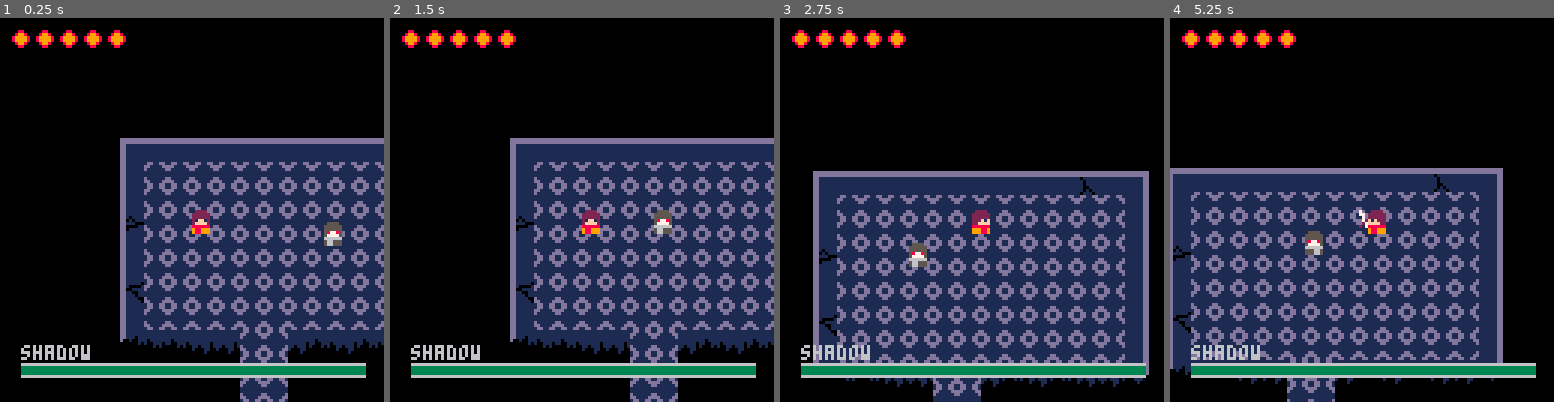
Above: before the commit, frames 1-4 (left to right).
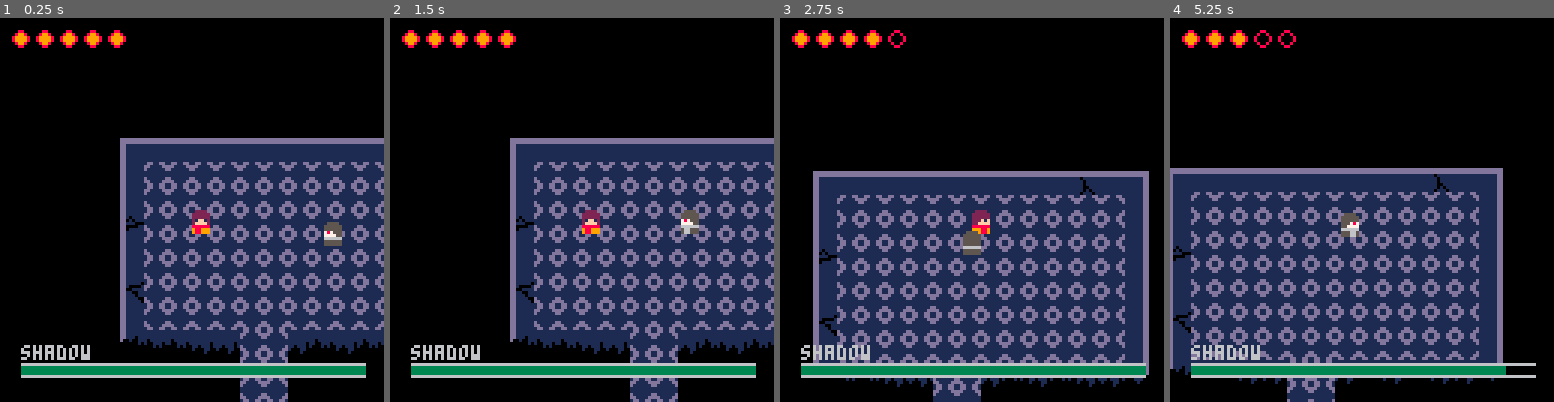
Above: after the commit, the same moments.

Repository: bombadil444/pico-realms
Game: PICO-8 cartridge realms.p8
Same seed, same stepped clock (60 frames per second), same inputs: the game is played once before the commit and once after it.
Inputs:
- Up to frame 1 (0.25 s): no input
- Up to frame 2 (1.5 s): tap X (X key) at 0.33, 1.07 s; tap O (Z key) at 0.7 s
- Up to frame 3 (2.75 s): hold Right 1.6-2.1 s; tap O (Z key) at 1.7, 2.1, 2.5 s; tap X (X key) at 1.85 s; hold Up 2.15-2.42 s; hold Right from 2.47 s (still down)
- Up to frame 4 (5.25 s): tap O (Z key) every 0.4 s from 2.9 to 4.9 s; tap X (X key) at 2.97, 4.08, 5.2 s; release Right at 3.03 s; hold Left 3.08-3.58 s; hold Down 3.63-3.97 s; hold Right 4.02-4.68 s; hold Up 4.73-5.03 s; hold Left from 5.08 s (still down)

The runs differ from the first frame. In frame 1, less than 0.1% of the frame differs, in the area x 84-89%, y 55-60%; in frame 2, 0.6%; in frame 3, 0.6%; in frame 4, 1.2%, in the area x 22-96%, y 3-93%.

Commit message:
added shadow directional attacks

Diff:
--- a/realms.p8
+++ b/realms.p8
@@ -59,33 +59,58 @@
     anims['knight_queen_down'] = new_anim({sprites['knight_queen_down']})
 
     anims['shadow_down'] = new_anim({66})
-    anims['shadow_attack_down'] = new_anim({new_frame(66, {dur=0.4, xmod=0.3, ymod=0}),
+    anims['shadow_up'] = new_anim({68})
+    anims['shadow_right'] = new_anim({67})
+    anims['shadow_left'] = new_anim({70})
+    anims['shadow_attack_down'] = new_anim({new_frame(66, {dur=0.4, xmod=0, ymod=-0.3}),
                                             new_frame(new_composite_sprite(1,2,{66,82}),
-                                                    {dur=0.1, xmod=-4, ymod=0}),
+                                                    {dur=0.1, xmod=0, ymod=4}),
                                             new_frame(new_composite_sprite(1,2,{66,83}),
-                                                    {dur=0, xmod=-2.5, ymod=0}),
+                                                    {dur=0, xmod=0, ymod=3}),
                                             new_frame(new_composite_sprite(1,2,{66,84}),
-                                                    {dur=0, xmod=-2.5, ymod=0}),
+                                                    {dur=0, xmod=0, ymod=3}),
                                             new_frame(new_composite_sprite(1,2,{66,85}),
-                                                    {dur=0, xmod=-2.5, ymod=0}),
+                                                    {dur=0, xmod=0, ymod=3}),
                                             new_frame(66, {dur=1, xmod=0, ymod=0})},
                                             {is_attack = true})
 
-    anims['shadow_attack_right'] = new_anim({new_frame(66, {dur=0.4, xmod=0.3, ymod=0}),
-                                            new_frame(new_composite_sprite(1,2,{66,82}),
+    anims['shadow_attack_up'] = new_anim({new_frame(68, {dur=0.4, xmod=0, ymod=0.3}),
+                                            new_frame(new_composite_sprite(1,2,{35,68}),
+                                                    {dur=0.1, xmod=0, ymod=-4}),
+                                            new_frame(new_composite_sprite(1,2,{36,68}),
+                                                    {dur=0, xmod=0, ymod=-3}),
+                                            new_frame(new_composite_sprite(1,2,{37,68}),
+                                                    {dur=0, xmod=0, ymod=-3}),
+                                            new_frame(68, {dur=1, xmod=0, ymod=0})},
+                                            {is_attack = true})
+
+
+    anims['shadow_attack_right'] = new_anim({new_frame(67, {dur=0.5, xmod=-0.3, ymod=0}),
+                                            new_frame(new_composite_sprite(2,1,{98,99}),
+                                                    {dur=0.1, xmod=4, ymod=0}),
+                                            new_frame(new_composite_sprite(2,1,{100,33}),
+                                                    {dur=0, xmod=3, ymod=0}),
+                                            new_frame(new_composite_sprite(2,1,{100,34}),
+                                                    {dur=0, xmod=3, ymod=0}),
+                                            new_frame(67, {dur=1, xmod=0, ymod=0})},
+                                            {is_attack = true})
+
+    anims['shadow_attack_left'] = new_anim({new_frame(67, {dur=0.5, xmod=0.3, ymod=0}),
+                                            new_frame(new_composite_sprite(2,1,{99,98},2,1,true),
                                                     {dur=0.1, xmod=-4, ymod=0}),
-                                            new_frame(new_composite_sprite(1,2,{66,83}),
-                                                    {dur=0, xmod=-2.5, ymod=0}),
-                                            new_frame(new_composite_sprite(1,2,{66,84}),
-                                                    {dur=0, xmod=-2.5, ymod=0}),
-                                            new_frame(new_composite_sprite(1,2,{66,85}),
-                                                    {dur=0, xmod=-2.5, ymod=0}),
-                                            new_frame(66, {dur=1, xmod=0, ymod=0})},
+                                            new_frame(new_composite_sprite(2,1,{33,100},2,1,true),
+                                                    {dur=0, xmod=-3, ymod=0}),
+                                            new_frame(new_composite_sprite(2,1,{34,100},2,1,true),
+                                                    {dur=0, xmod=-3, ymod=0}),
+                                            new_frame(67, {dur=1, xmod=0, ymod=0})},
                                             {is_attack = true, flip_x=true})
 
     init_objects()
+
     anims['shadow_attack_down'].set_obj(enemy)
+    anims['shadow_attack_up'].set_obj(enemy)
     anims['shadow_attack_right'].set_obj(enemy)
+    anims['shadow_attack_left'].set_obj(enemy)
 end
 
 function _update()
@@ -372,11 +397,14 @@
     function shad.attack()
         local p = player
         if not shad.attacking then
-            if round(shad.y, 0) == round(p.y, 0) and shad.x > p.x and shad.x < p.x + 50 then
+            if round(shad.x, 0) == round(p.x, 0) and shad.y < p.y and shad.y > p.y - 50 then
                 shad:set_anim(anims['shadow_attack_down'])
+            elseif round(shad.x, 0) == round(p.x, 0) and shad.y > p.y and shad.y < p.y + 50 then
+                shad:set_anim(anims['shadow_attack_up'])
+            elseif round(shad.y, 0) == round(p.y, 0) and shad.x > p.x and shad.x < p.x + 50 then
+                shad:set_anim(anims['shadow_attack_left'])
             elseif round(shad.y, 0) == round(p.y, 0) and shad.x > p.x - 50 and shad.x < p.x then
                 shad:set_anim(anims['shadow_attack_right'])
-
             end
         end
     end
@@ -431,20 +459,26 @@
         local ex = round(e.x, 0)
         local ey = round(e.y, 0)
 
+        if py > ey + e.height / 2 then
+            e.dy = 1
+            e.facing = 'down'
+        elseif py < ey + e.height / 2 then
+            e.dy = -1
+            e.facing = 'up'
+        end
+
         if px > ex then
             e.dx = 1
+            e.facing = 'right'
         elseif px < ex then
             e.dx = -1
-        end
-
-        if py > ey + e.height / 2 then
-            e.dy = 1
-        elseif py < ey + e.height / 2 then
-            e.dy = -1
+            e.facing = 'left'
         end
 
         e.x += e.dx * e.speed
         e.y += e.dy * e.speed
+
+        e:set_anim(anims[e.type..'_'..e.facing])
 
         e.dx = 0
         e.dy = 0
@@ -570,11 +604,7 @@
         end
 
         if a.object then
-            local flipx = 1
-            if a.flip_x then
-                flipx = -1
-            end
-            a.object.x += curr_frame.xmod * flipx
+            a.object.x += curr_frame.xmod
             a.object.y += curr_frame.ymod
         end
     end
Not shown, changed: 27 lines of the sprite sheet (__gfx__) section of realms.p8
